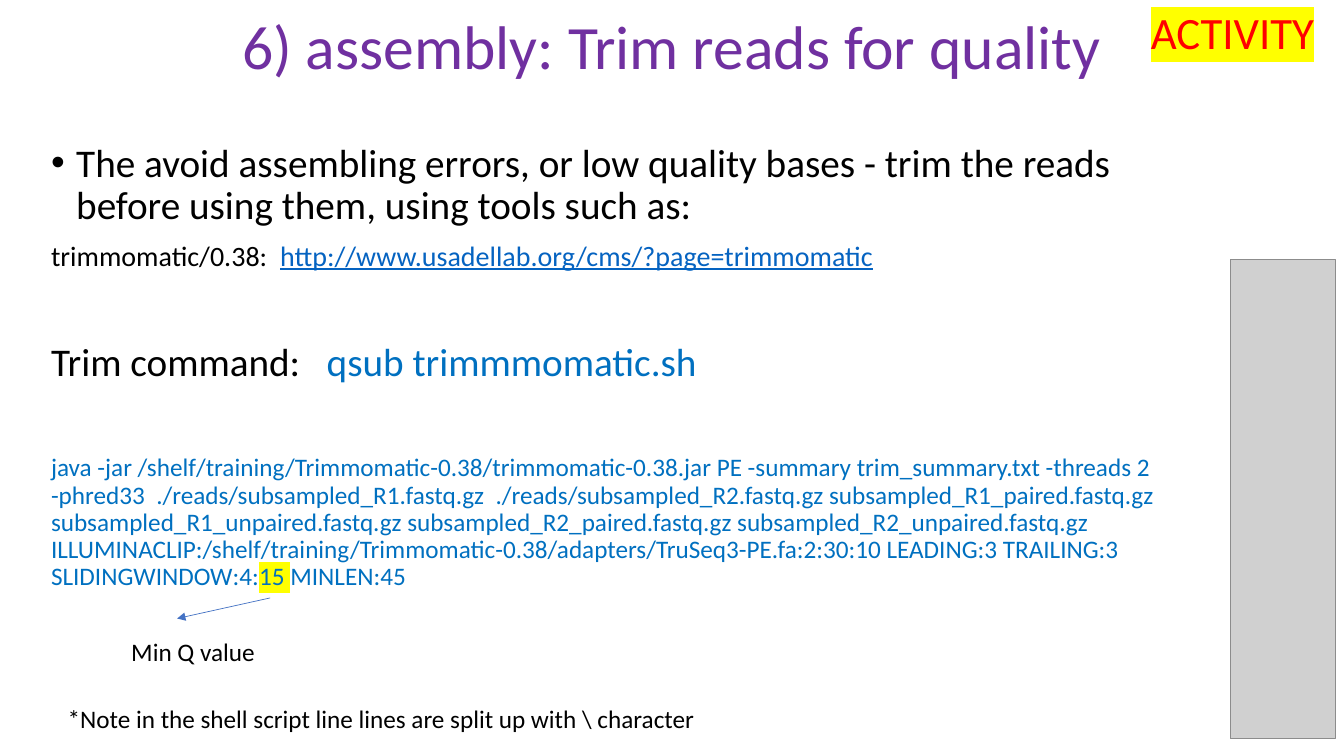
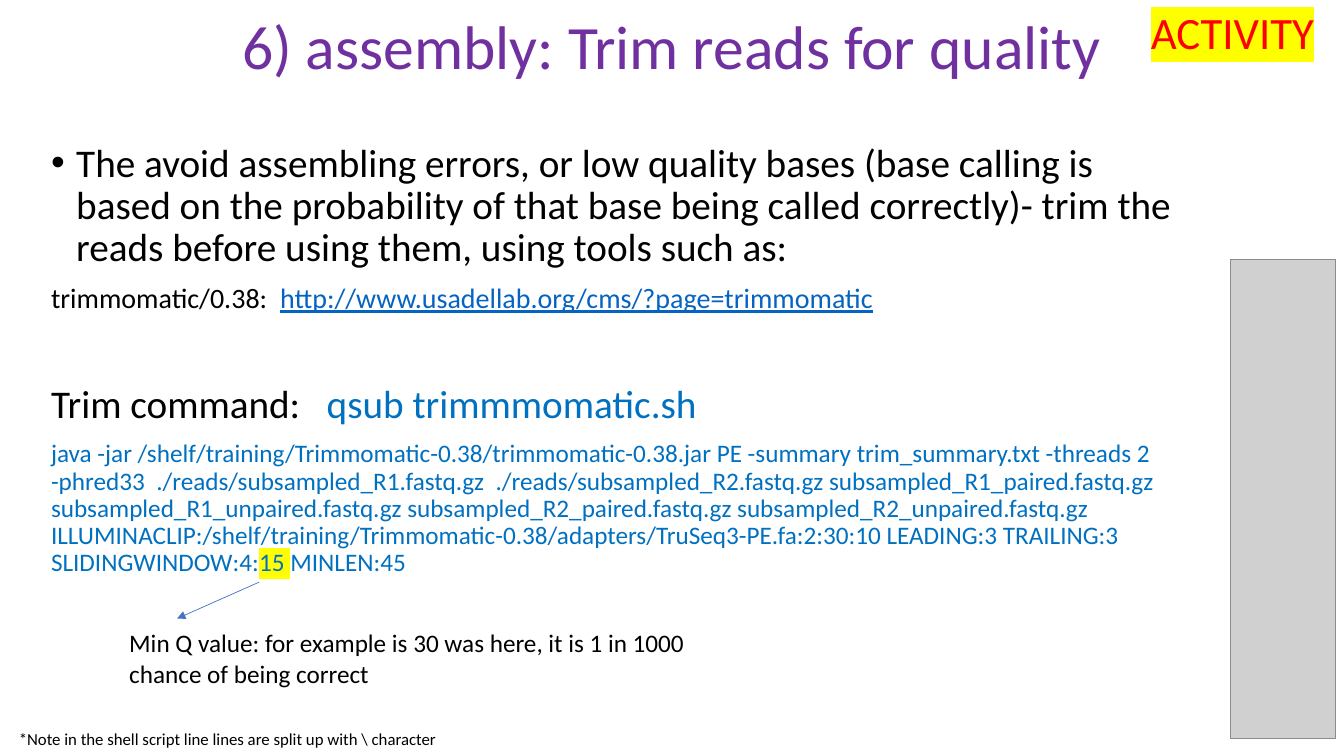
Before and after one commit to peterthorpe5/genome_assembly_workshop, a slide deck: slide 7 of powerpoint/6_assembly.pptx. Drawn at 1344x756 pixels with LibreOffice and Linux fonts; fonts in the diff are those of the drawing; grey boxes stand for pictures. Boxes give left, top, right and bottom in pixels: in the first picture for what was removed or moved away, otherwise in the second. Text is boxed around its words. In the diff, an @@ line names an element or a change of style, - is before the commit and + after.

```diff
--- a/powerpoint/6_assembly.pptx
+++ b/powerpoint/6_assembly.pptx
@@ text at [76, 148, 1171, 268]: text changed @@
-• The avoid assembling errors, or low quality bases - trim the reads before using them, using tools such as:
+• The avoid assembling errors, or low quality bases (base calling is based on the probability of that base being called correctly)- trim the reads before using them, using tools such as:
@@ arrow moved from (270, 598) - (177, 619) to (259, 583) - (177, 619) @@
@@ text at [129, 634, 684, 688]: text changed @@
-Min Q value
+Min Q value: for example is 30 was here, it is 1 in 1000 chance of being correct
@@ text "*Note in the shell script ...": place and size @@
-text "*Note in the shell script ..." at [68, 710, 693, 732]
+text "*Note in the shell script ..." at [19, 733, 436, 748]
@@ text "*Note in the shell script ..." at [19, 733, 436, 748]: size 18 to 12 pt @@
```
Also in this commit, not shown: 7 other slides changed, 2 other files.
